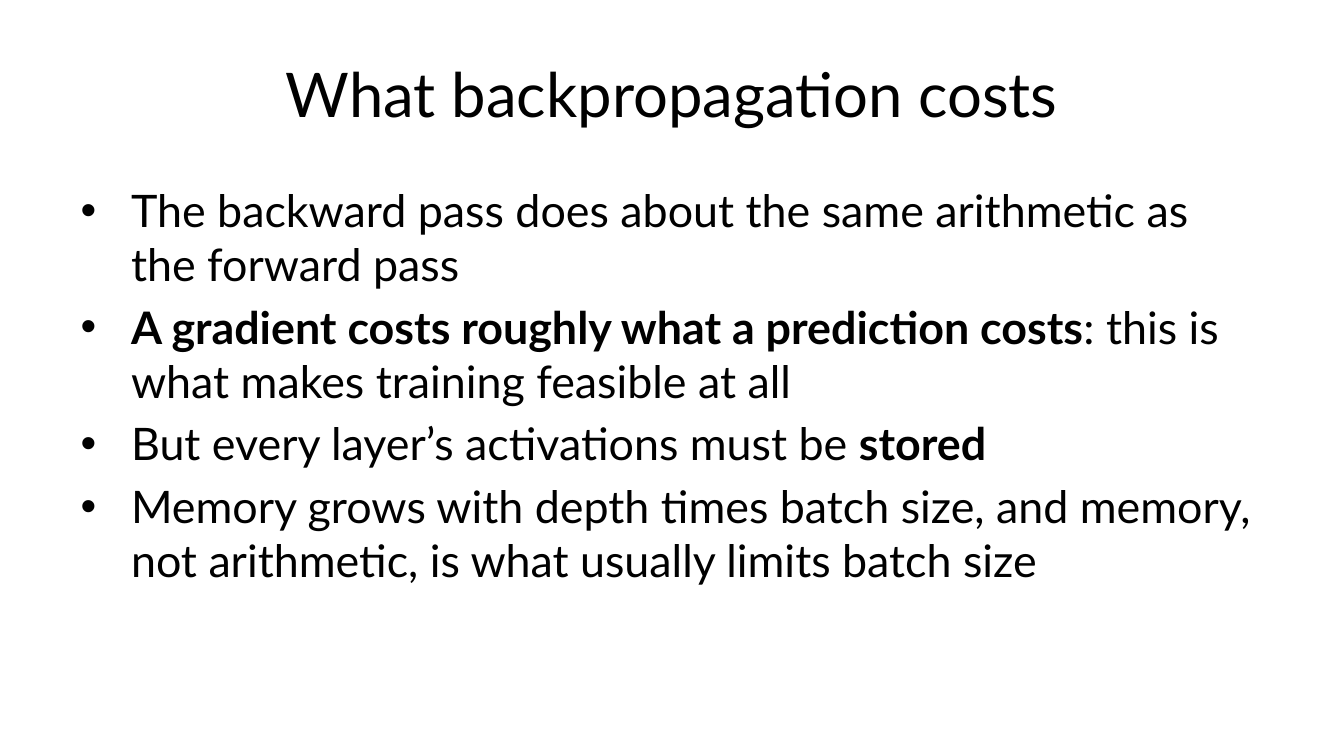
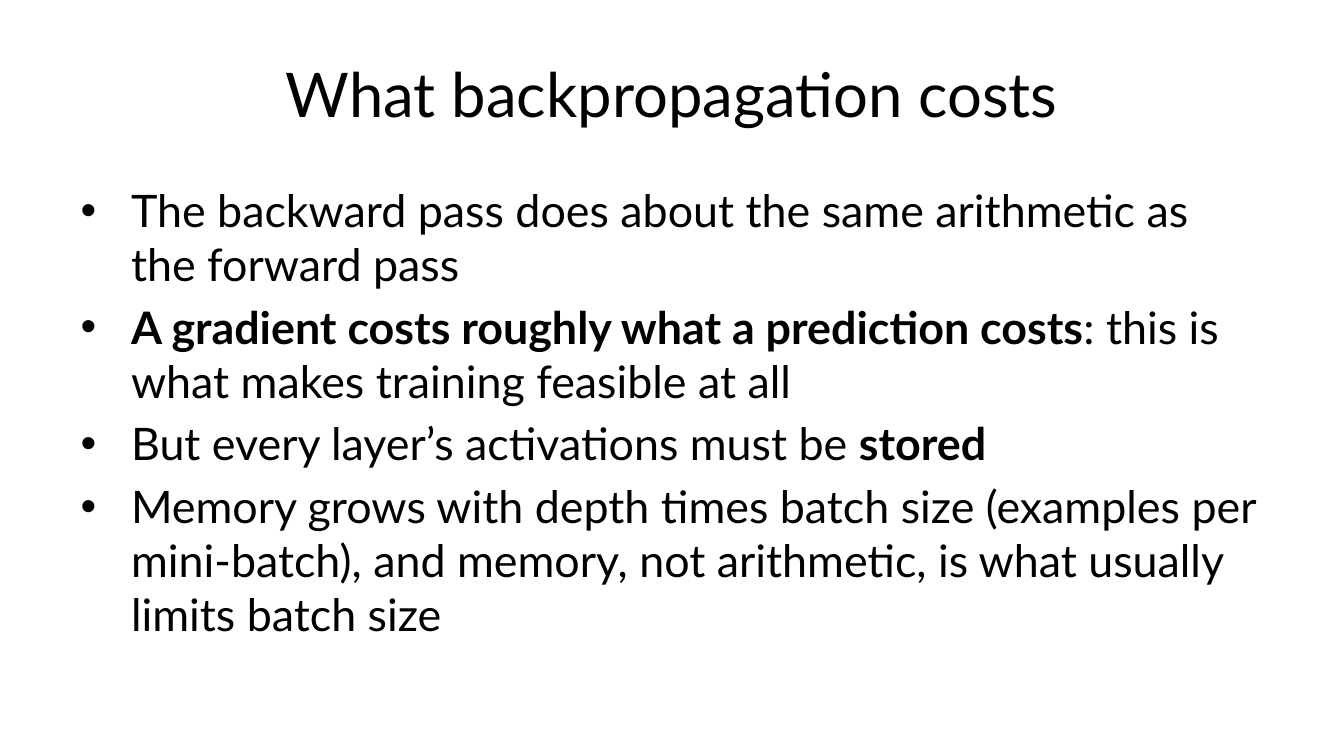
Before and after one commit to fabioantonini/technologies-for-artificial-intelligence, a slide deck: slide 42 of Lessons/09_neural_networks/Slides/neural_networks_slides.pptx. Drawn at 1344x756 pixels with LibreOffice and Linux fonts; fonts in the diff are those of the drawing; background and template pictures are left out. Boxes give left, top, right and bottom in pixels: in the first picture for what was removed or moved away, otherwise in the second. Text is boxed around its words. In the diff, an @@ line names an element or a change of style, - is before the commit and + after.

```diff
--- a/Lessons/09_neural_networks/Slides/neural_networks_slides.pptx
+++ b/Lessons/09_neural_networks/Slides/neural_networks_slides.pptx
@@ text at (131,488,1257,632): text changed @@
-• Memory grows with depth times batch size, and memory, not arithmetic, is what usually limits batch size
+• Memory grows with depth times batch size (examples per mini-batch), and memory, not arithmetic, is what usually limits batch size
```
Also in this commit, not shown: 2 other slides changed, 5 other files.
